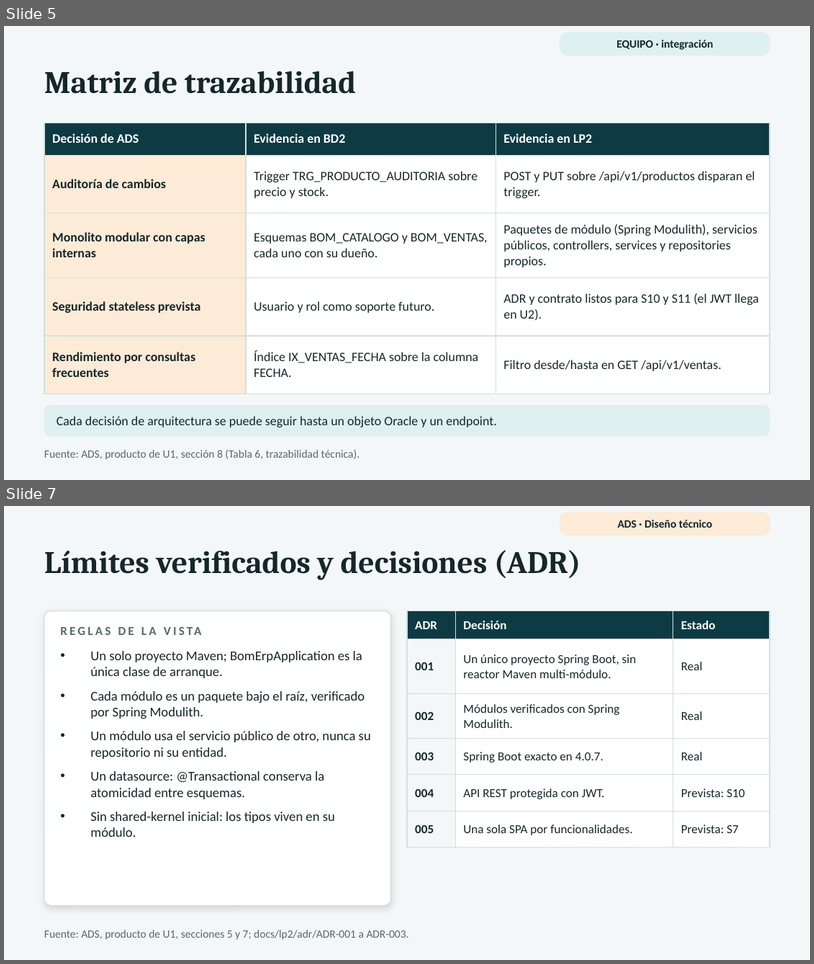
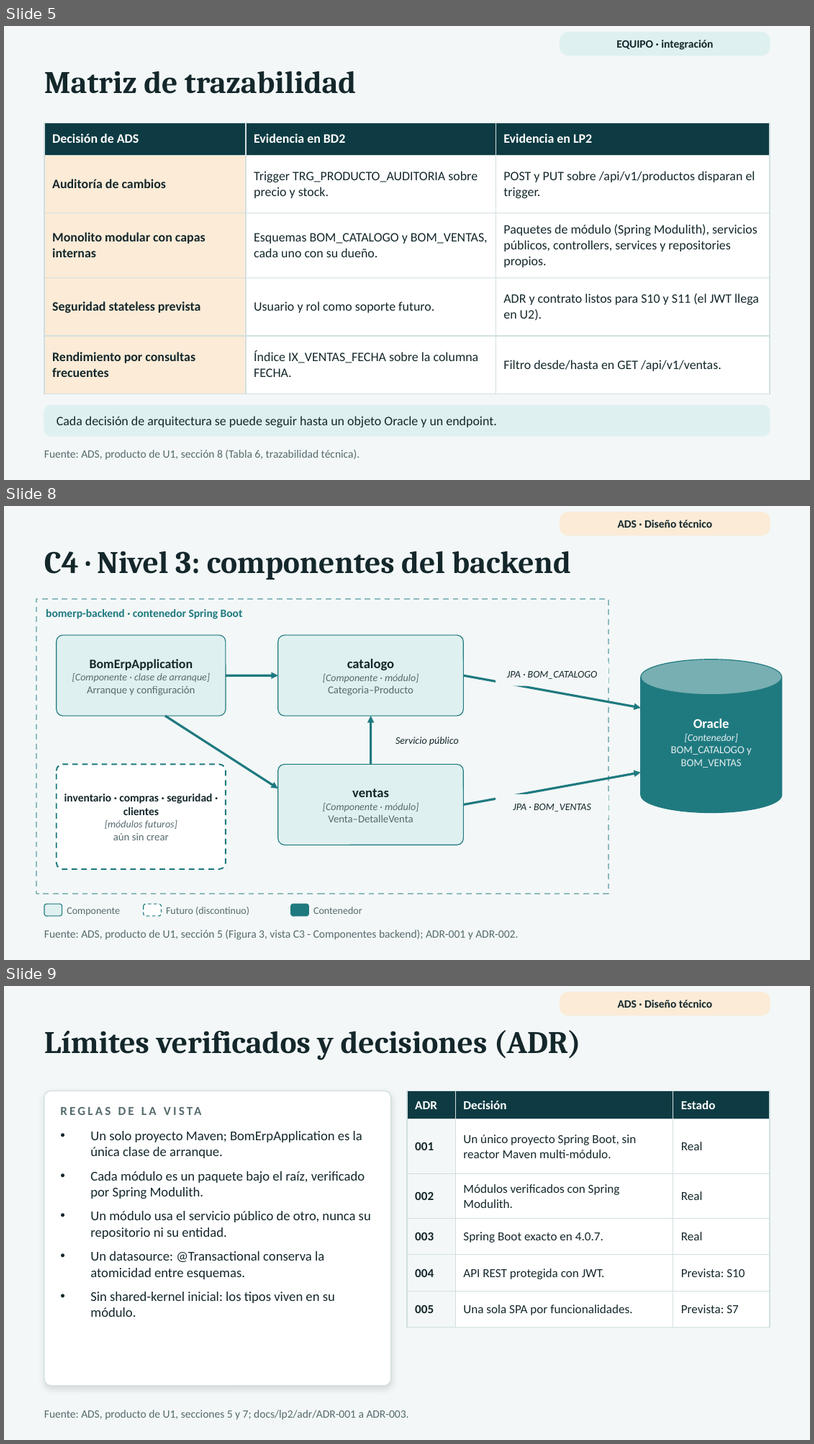
Before and after one commit to 262ciclo4/bomerp, a slide deck: docs/presentaciones/bomerp_U1_base_tecnica_empresarial.pptx. Shown one above the other, each under a label of ours: slides 5 and 7 before the commit, slides 5, 8 and 9 after it; the slides between them are not shown. The pictures are 814x964 and 814x1444 pixels, drawn with LibreOffice and Linux fonts; fonts in the diff are those of the drawing. Boxes give left, top, right and bottom in pixels: in the first picture for what was removed or moved away, otherwise in the second. Text is boxed around its words. In the diff, an @@ line names an element or a change of style, - is before the commit and + after.

```diff
--- a/docs/presentaciones/bomerp_U1_base_tecnica_empresarial.pptx
+++ b/docs/presentaciones/bomerp_U1_base_tecnica_empresarial.pptx
@@ slide 8 added at (x1=4, y1=506, x2=810, y2=960), background #F3F7F7 @@
@@ rounded rectangle added at (x1=561, y1=512, x2=770, y2=535), fill #FBEBD7, outline #FBEBD7 1 pt @@
@@ text added at (x1=618, y1=520, x2=712, y2=528), 10 pt, text #14272B, bold @@
+ADS · Diseño técnico
@@ text added at (x1=44, y1=551, x2=571, y2=580), 28 pt, text #14272B, bold @@
+C4 · Nivel 3: componentes del backend
@@ rectangle added at (x1=36, y1=599, x2=609, y2=893), outline #8DBBBE 1.25 pt dashed @@
@@ text added at (x1=46, y1=609, x2=243, y2=619), 10 pt, text #1F7A80, bold @@
+bomerp-backend · contenedor Spring Boot
@@ rounded rectangle added at (x1=57, y1=635, x2=226, y2=716), fill #DFF0F0, outline #1F7A80 0.75 pt @@
@@ rounded rectangle added at (x1=278, y1=635, x2=463, y2=716), fill #DFF0F0, outline #1F7A80 0.75 pt @@
@@ text added at (x1=72, y1=659, x2=211, y2=695), 9 pt, text #566B6E @@
+BomErpApplication
+[Componente · clase de arranque]
+Arranque y configuración
@@ arrow added from (226, 675) to (278, 675), #1F7A80 2 pt @@
@@ text added at (x1=323, y1=659, x2=419, y2=695), 9 pt, text #566B6E @@
+catalogo
+[Componente · módulo]
+Categoria–Producto
@@ arrow added from (463, 675) to (641, 708), #1F7A80 2 pt @@
@@ text added at (x1=507, y1=671, x2=598, y2=679), 9 pt, text #14272B, italic @@
+JPA · BOM_CATALOGO
@@ cylinder added at (x1=641, y1=659, x2=782, y2=813), fill #1F7A80, outline #1F7A80 0.75 pt @@
@@ arrow added from (165, 716) to (278, 788), #1F7A80 2 pt @@
@@ arrow added from (371, 764) to (371, 716), #1F7A80 2 pt @@
@@ text added at (x1=671, y1=718, x2=752, y2=767), 9.5 pt, text #E3EEEE @@
+Oracle
+[Contenedor]
+BOM_CATALOGO y BOM_VENTAS
@@ text added at (x1=396, y1=736, x2=459, y2=746), 9 pt, text #14272B, italic @@
+Servicio público
@@ rounded rectangle added at (x1=57, y1=764, x2=226, y2=869), fill #FFFFFF, outline #1F7A80 1.25 pt dashed @@
@@ rounded rectangle added at (x1=278, y1=764, x2=463, y2=844), fill #DFF0F0, outline #1F7A80 0.75 pt @@
@@ arrow added from (463, 804) to (641, 772), #1F7A80 2 pt @@
@@ text added at (x1=64, y1=793, x2=212, y2=840), 10 pt, text #14272B, bold @@
+inventario · compras · seguridad · clientes
+[módulos futuros]
+aún sin crear
@@ text added at (x1=323, y1=788, x2=419, y2=822), 9 pt, text #566B6E @@
+ventas
+[Componente · módulo]
+Venta–DetalleVenta
@@ text added at (x1=513, y1=803, x2=592, y2=811), 9 pt, text #14272B, italic @@
+JPA · BOM_VENTAS
@@ rounded rectangle added at (x1=44, y1=903, x2=62, y2=916), fill #DFF0F0, outline #1F7A80 0.75 pt @@
@@ text added at (x1=67, y1=907, x2=120, y2=915), 9 pt, text #566B6E @@
+Componente
@@ rounded rectangle added at (x1=144, y1=903, x2=161, y2=916), fill #FFFFFF, outline #1F7A80 0.75 pt dashed @@
@@ text added at (x1=166, y1=906, x2=250, y2=915), 9 pt, text #566B6E @@
+Futuro (discontinuo)
@@ rounded rectangle added at (x1=291, y1=903, x2=309, y2=916), fill #1F7A80, outline #1F7A80 0.75 pt @@
@@ text added at (x1=314, y1=906, x2=363, y2=914), 9 pt, text #566B6E @@
+Contenedor
@@ text added at (x1=44, y1=929, x2=518, y2=939), 10 pt, text #566B6E @@
+Fuente: ADS, producto de U1, sección 5 (Figura 3, vista C3 - Componentes backend); ADR-001 y ADR-002.
@@ what was slide 7 is now slide 9 @@
```
Also in this commit, not shown: 2 other slides added, 1 slide removed, 8 other files.
